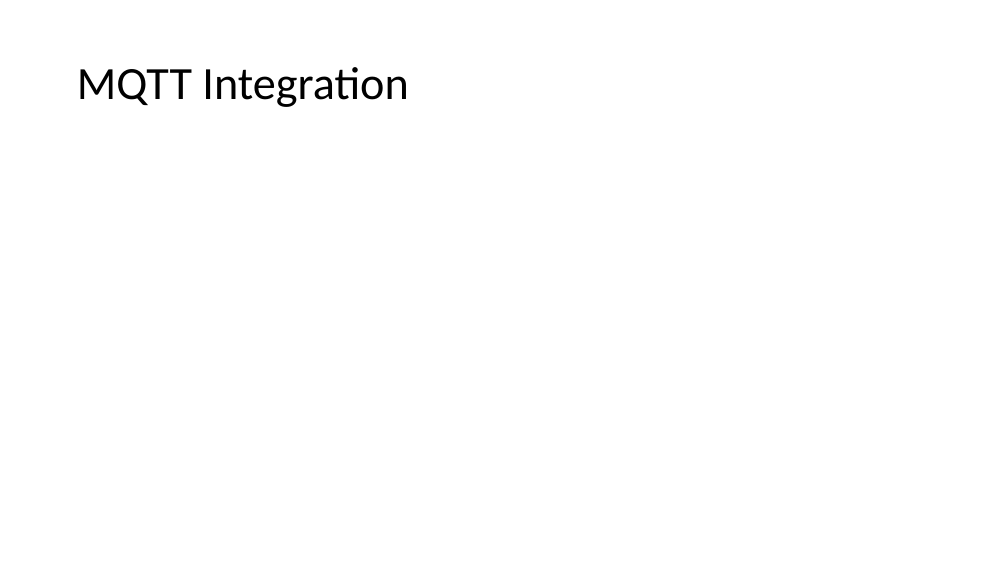
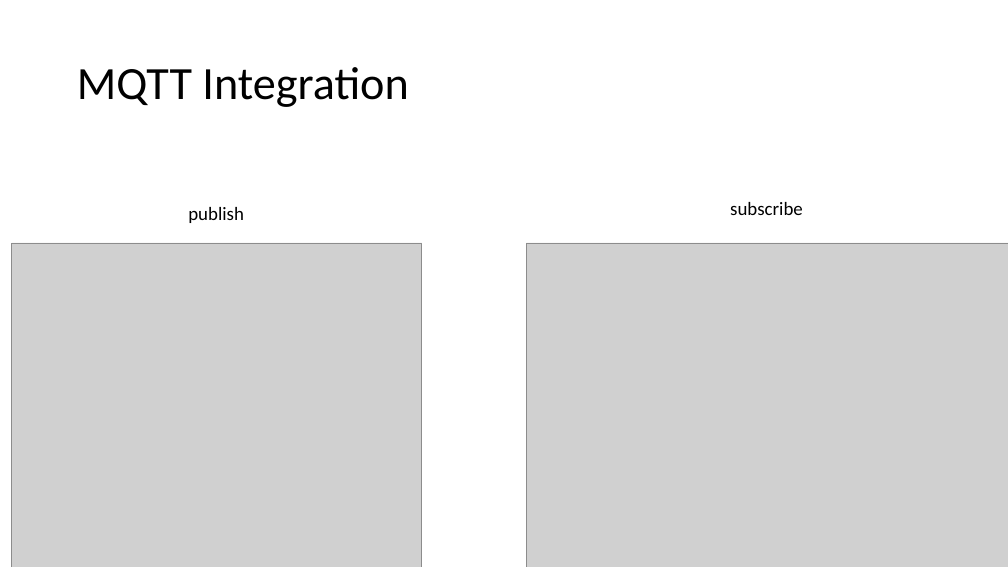
Before and after one commit to muhammadhusni777/Ardumeka-Pygame, a slide deck: slide 28 of Presentasi.pptx (slide 22 before the commit). Drawn at 1008x567 pixels with LibreOffice and Linux fonts; fonts in the diff are those of the drawing; grey boxes stand for pictures. Boxes give left, top, right and bottom in pixels: in the first picture for what was removed or moved away, otherwise in the second. Text is boxed around its words. In the diff, an @@ line names an element or a change of style, - is before the commit and + after.

```diff
--- a/Presentasi.pptx
+++ b/Presentasi.pptx
@@ text added at <box>188,207,244,223</box>, 18 pt, text #000000 @@
+publish
@@ text added at <box>730,202,803,215</box>, 18 pt, text #000000 @@
+subscribe
@@ picture added at <box>12,243,422,567</box> @@
@@ picture added at <box>526,243,1008,567</box> @@
```
Also in this commit, not shown: 6 other slides changed, 13 slides added, 1 slide removed, 6 other files.
